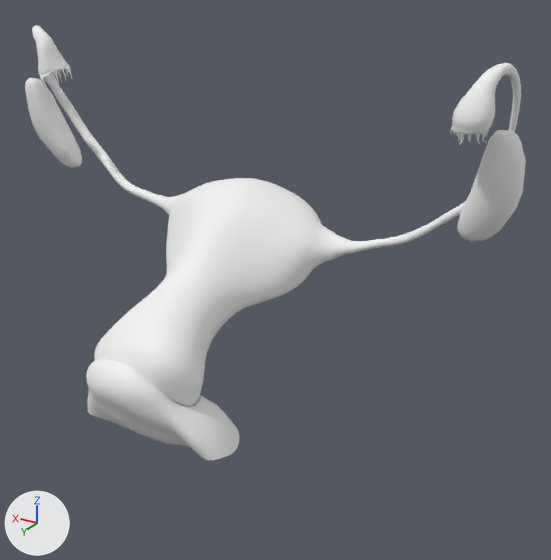
An edit to the glTF model public/anatomy/feminin/genital.glb, drawn before and after from the same camera.
One viewpoint serves both versions: a 50 mm lens placed at (-0.1077, 0.1866, 0.102), pointed at (-0.0252, 0.0491, 0.0332). Lighting does not change. The marker at lower left points along +X, +Y and +Z. The first picture is the older version. Where no turn or scale is listed for an object, it has been applied to the vertices.
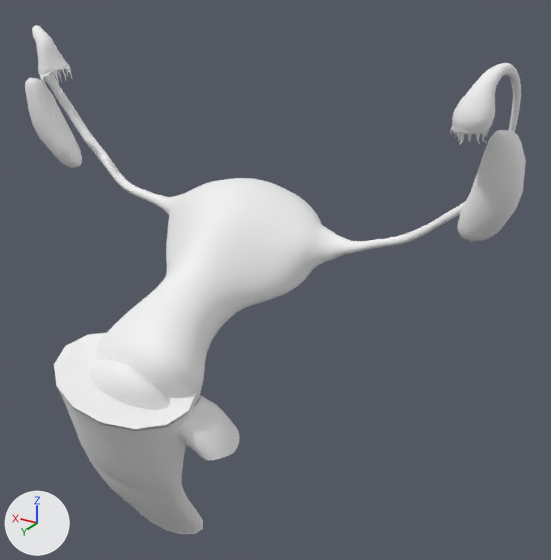
Where the newer file only moved an object's origin or applied its transform, the numbers keep the older frame.

Edits to the bpy script that builds the scene:
```text
Add me_mesh_21:
    me_mesh_21.from_pydata(...)  # 345 vertices, 686 faces; spans x 0.0508..0.0907, y -0.0416..0.0, z 0.0..0.0667
    me_mesh_21.materials.append(mat_tissue)  # white #f3f3f3
Add ob_mesh_21:
    ob_mesh_21 = bpy.data.objects.new('Mesh_21', me_mesh_21)
    ob_mesh_21.location = (-0.0767, 0.0963, -0.0412)
```

Where the change shows, as pixel boxes (x1, y1, x2, y2) in the pictures (551 x 560 px):
'Mesh_21', added
    after: (54, 333, 203, 534)
